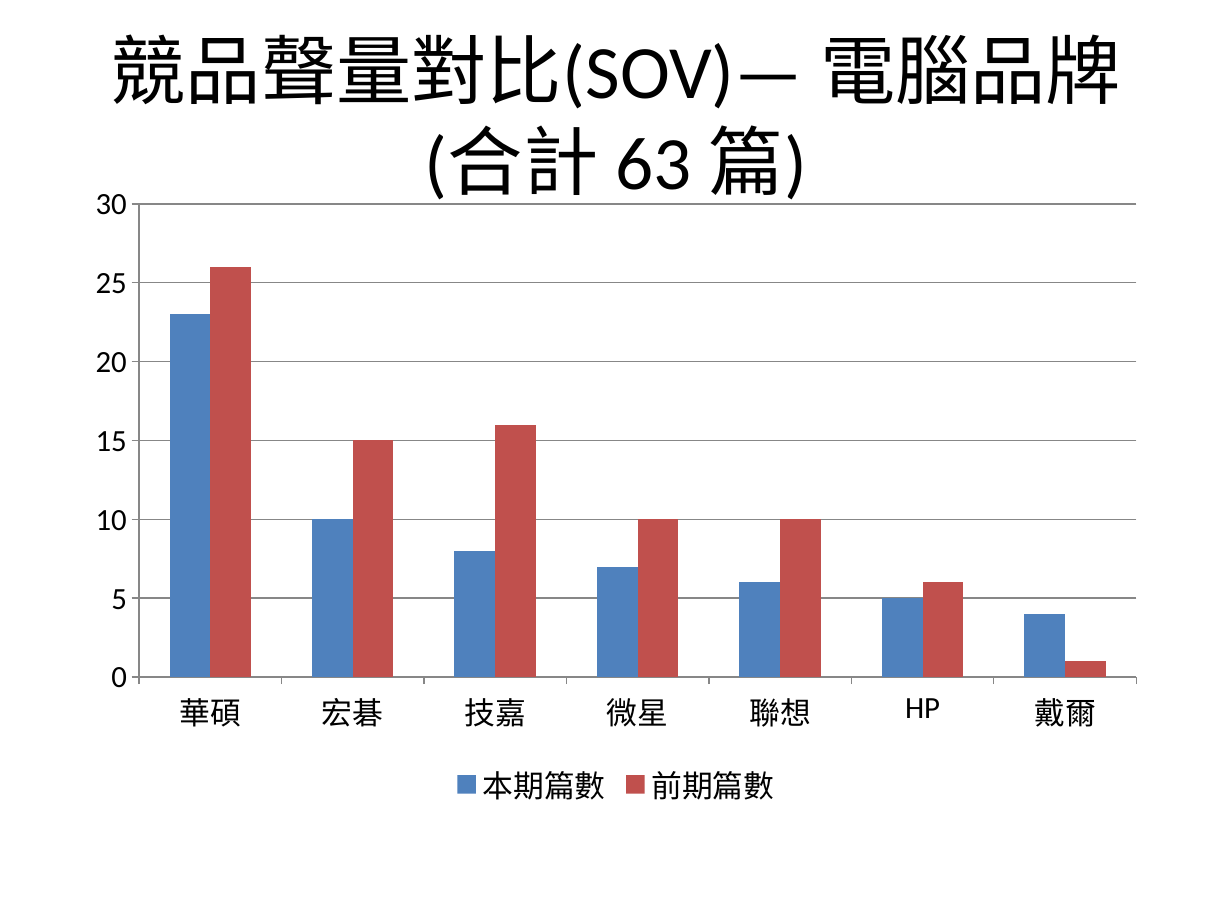
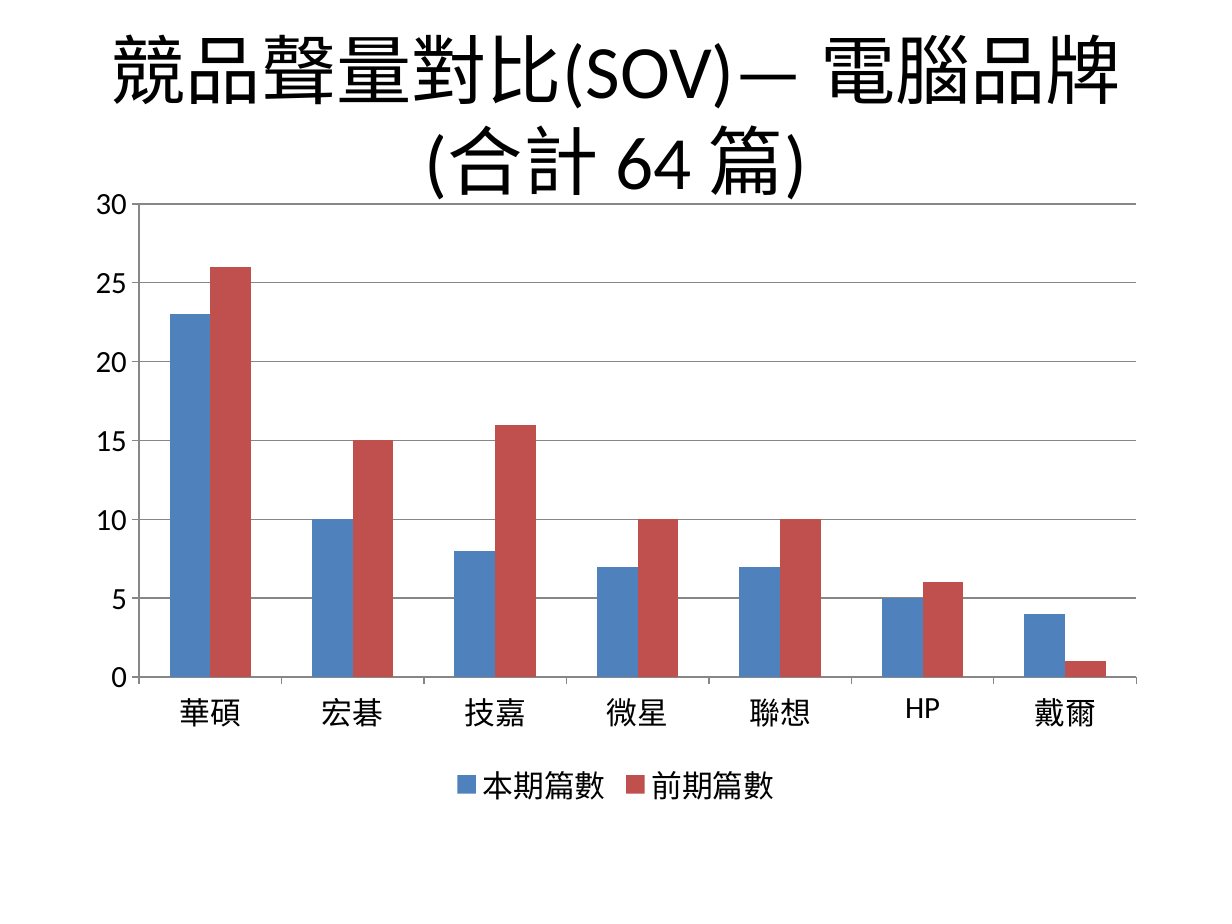
Before and after one commit to AndyChen825/industry-monitor, a slide deck: slide 4 of docs/reports/台灣產業趨勢監測週報_2026-08-24_2026-08-31.pptx. Drawn at 1232x924 pixels with LibreOffice and Linux fonts; fonts in the diff are those of the drawing. Boxes give left, top, right and bottom in pixels: in the first picture for what was removed or moved away, otherwise in the second. Text is boxed around its words. In the diff, an @@ line names an element or a change of style, - is before the commit and + after.

```diff
--- a/docs/reports/台灣產業趨勢監測週報_2026-08-24_2026-08-31.pptx
+++ b/docs/reports/台灣產業趨勢監測週報_2026-08-24_2026-08-31.pptx
@@ title at (111, 34, 1121, 205): text changed @@
-競品聲量對比(SOV)— 電腦品牌(合計 63 篇)
+競品聲量對比(SOV)— 電腦品牌(合計 64 篇)
@@ column chart at (74, 172, 1158, 813) @@
@@ 本期篇數, 聯想: 6 to 7 @@
```
Also in this commit, not shown: 5 other slides changed, 6 other files.
